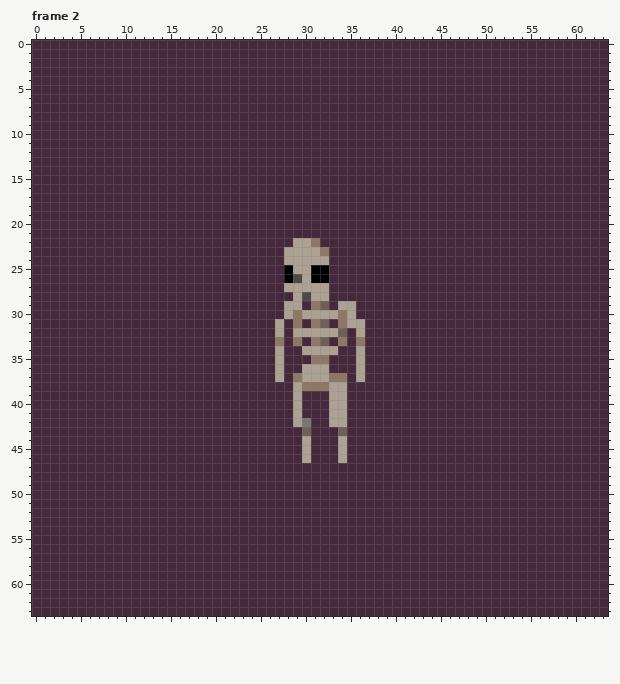
Pixel-art file, stored at assets/aseprite/skeleton_downscale_idle.ase. The picture above was drawn from the file before the commit.
64x64 pixels, 2 frames. Shown: frame 2. The commit also changed other frames, which this record leaves out.
After the commit:
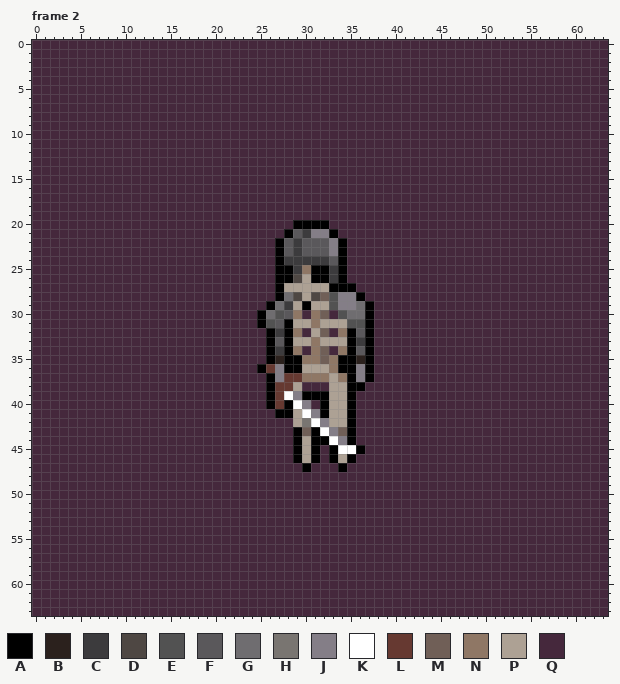
Palette (. is transparent): A #000000  B #2b211d  C #3c3b3d  D #4e4743  E #525252  F #5a585b  G #6f6d70  H #797571  J #847e87  K #ffffff  L #663931  M #705f57  N #8f7765  P #ada194  Q #45283c
Diff:
layer "bg/outline" now shown
layer "back (arms)/back_arms/arms_armor" now shown
layer "head/heads/head_1" now shown
layer "head/headwear/steel_cap" added
layer "front (arms)/weapon" now shown
layer "front (arms)/front_arms/arms_jacket" now shown
layer "front (arms)/front_arms/arms_armor" now shown
layer "front (arms)/front_arms/gloves" added
Changed rows in their new state; - is an unchanged pixel.
Frame 2:
first column x 25:
20 ----AAAA-----
21 ---AFCJJA----
22 --AFCFFFJA---
23 --AFCFFFJA---
24 --ACCCCCFA---
25 --A-CN--CA---
26 --A-----CA---
27 --A-----AAA--
28 --AGDPDMEJJA-
29 -AGC-APPEJJGA
30 AGEF-QNMQEGGA
31 AEFAPP-PPPEEA
32 -ACANQ-MQNAFA
33 -AFAPP-PPPACA
34 -ACANQNMQNAFA
35 -ABAAN-MNAABA
36 ALJAA---NAAJA
37 -AJLLNNNP-AJA
38 -ALL-QQQ--AA-
39 -ALKJAAA--A--
40 -ALAKJ-A--A--
41 --AA-KJA--A--
42 ------KJ--A--
43 ----A-AKJ-A--
44 ----A-AAKJA--
45 ----A-A-AKKA-
46 ----A-A-A-A--
47 -----A---A---
Pixel boxes of the changes (left, top, right, bottom) in both pictures:
changed: (257, 220, 374, 472)
